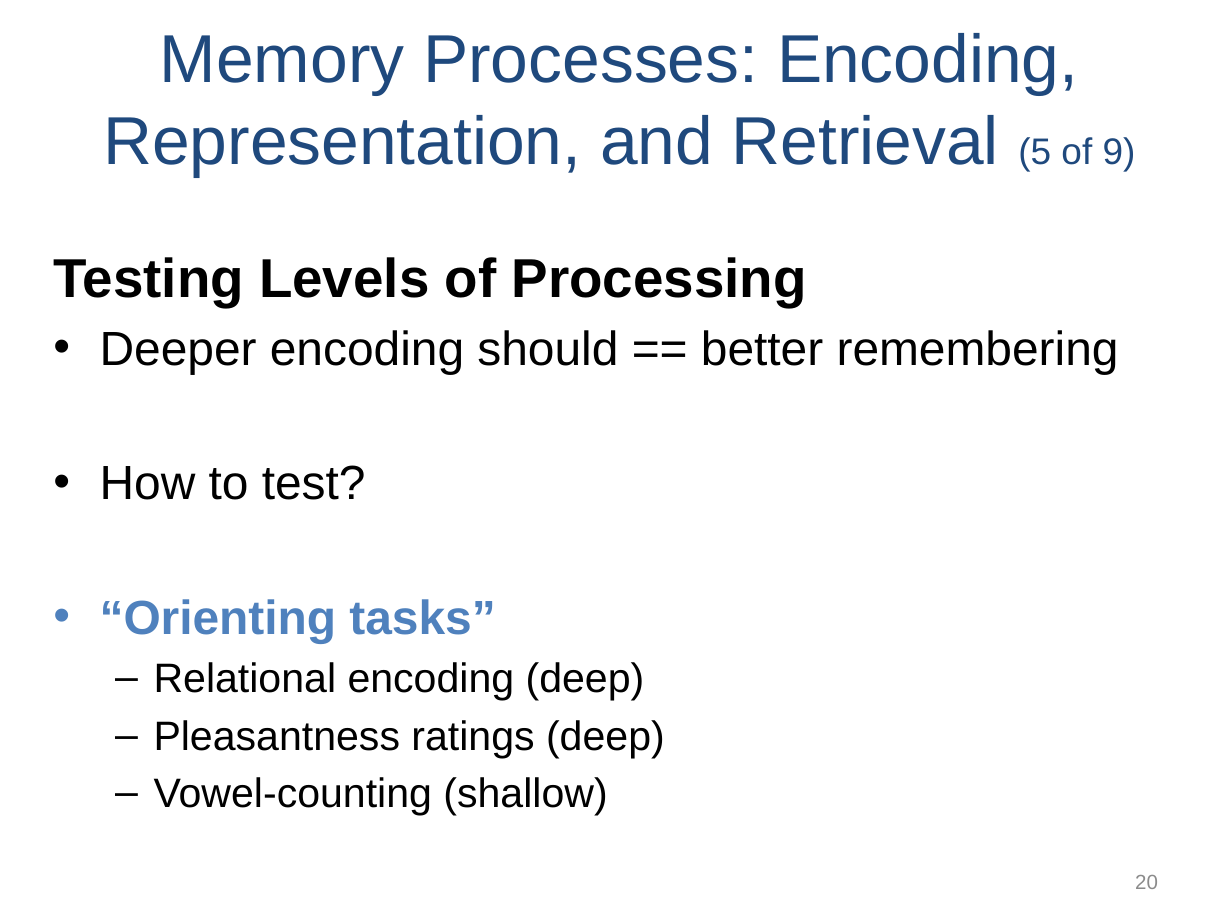
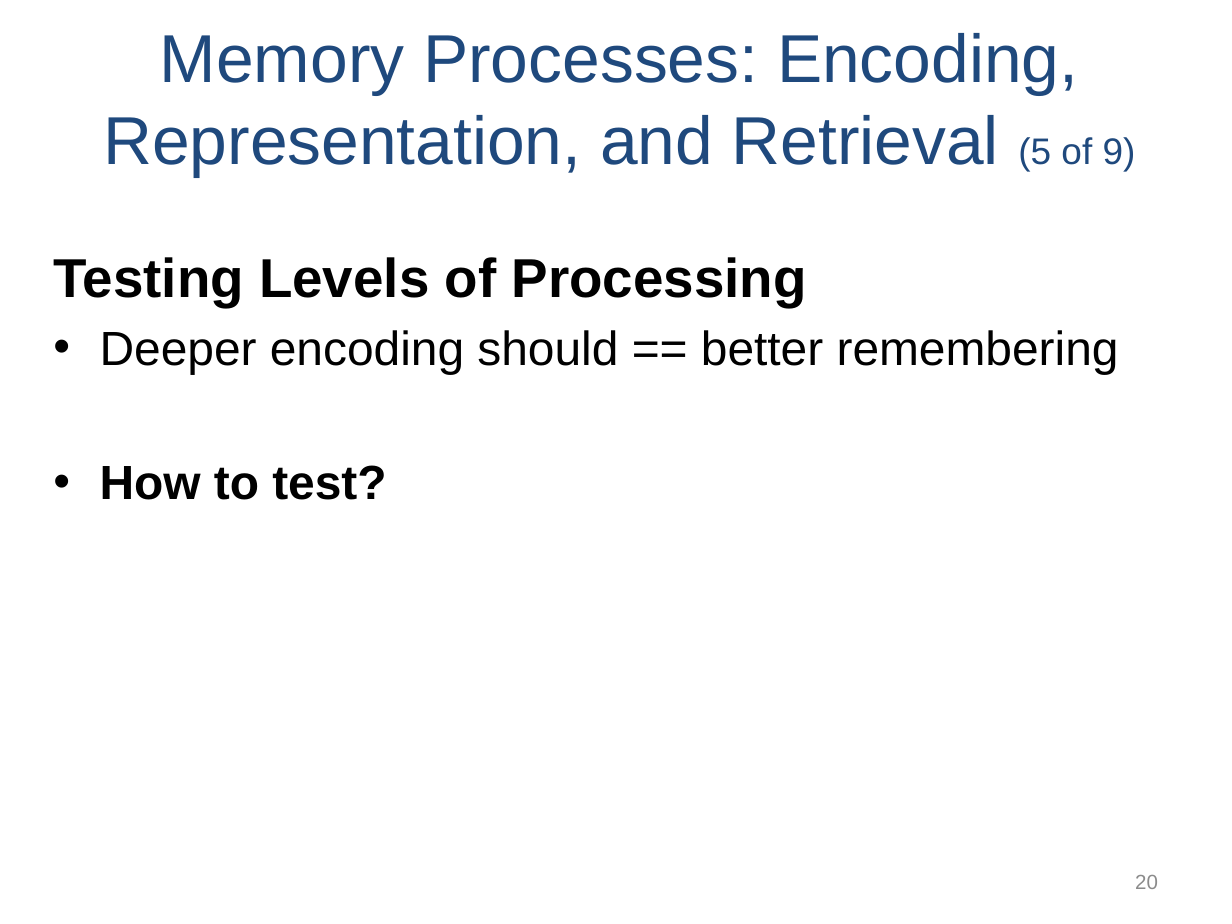
Before and after one commit to npm27/Teaching-Materials, a slide deck: slide 20 of Memory/Slides/Chapter 4.PPTX. Drawn at 1232x924 pixels with LibreOffice and Linux fonts; fonts in the diff are those of the drawing. Boxes give left, top, right and bottom in pixels: in the first picture for what was removed or moved away, otherwise in the second. Text is boxed around its words. In the diff, an @@ line names an element or a change of style, - is before the commit and + after.

```diff
--- a/Memory/Slides/Chapter 4.PPTX
+++ b/Memory/Slides/Chapter 4.PPTX
@@ text at (100,465,386,500): bold on in "How to test?" @@
@@ text at (100,599,665,816): paragraphs removed @@
-• “Orienting tasks”
-  – Relational encoding (deep)
-  – Pleasantness ratings (deep)
-  – Vowel-counting (shallow)
```
Also in this commit, not shown: 12 other slides changed, 25 slides added.
